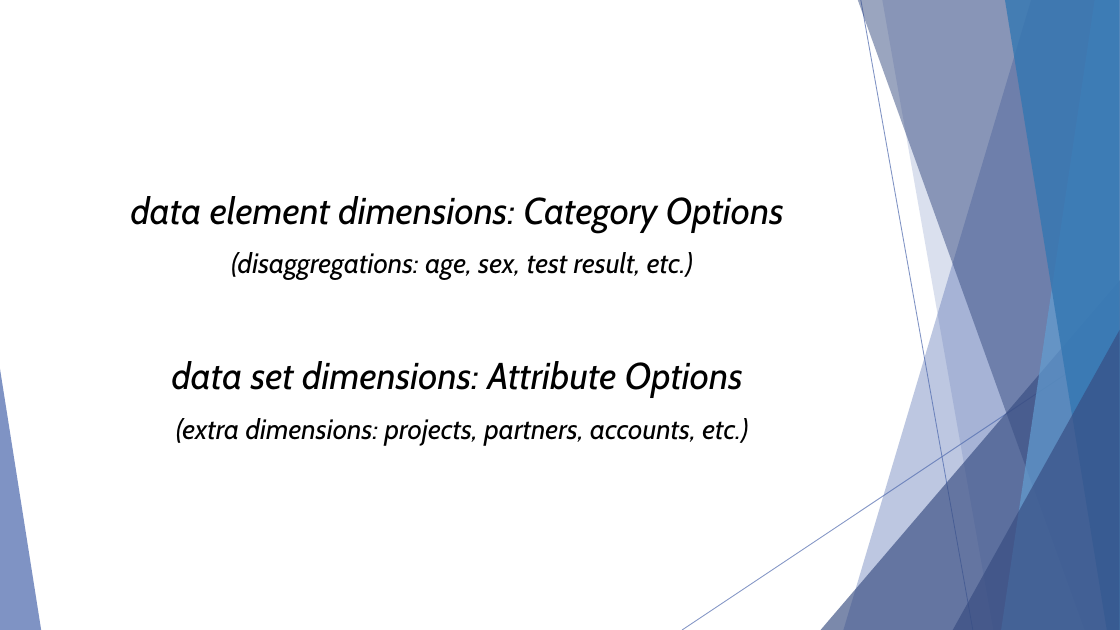
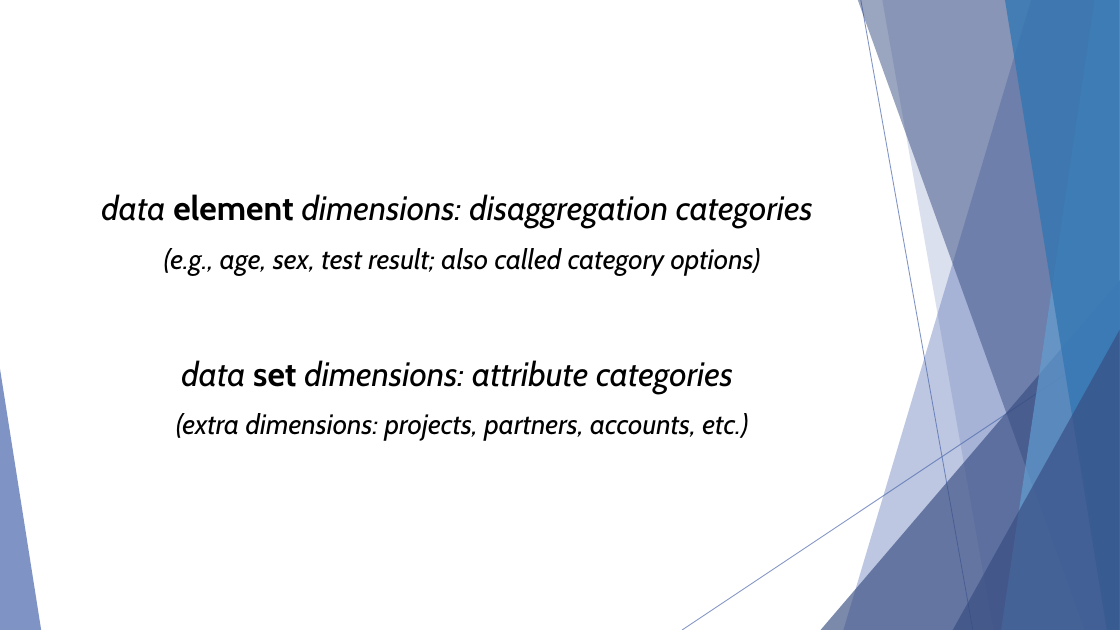
Before and after one commit to hispus/presentations, a slide deck: slide 8 of Complex_Data_Modelling/Complex_Data_Modelling.pptx. Drawn at 1120x630 pixels with LibreOffice and Linux fonts; fonts in the diff are those of the drawing; background and template pictures are left out. Boxes give left, top, right and bottom in pixels: in the first picture for what was removed or moved away, otherwise in the second. Text is boxed around its words. In the diff, an @@ line names an element or a change of style, - is before the commit and + after.

Commit message:
Updates Complex Data Modelling presentation

```diff
--- a/Complex_Data_Modelling/Complex_Data_Modelling.pptx
+++ b/Complex_Data_Modelling/Complex_Data_Modelling.pptx
@@ text at bbox=[101, 194, 813, 275]: text changed @@
-data element dimensions: Category Options
-(disaggregations: age, sex, test result, etc.)
+data element dimensions: disaggregation categories
+(e.g., age, sex, test result; also called category options)
@@ text at bbox=[181, 360, 733, 393]: text changed; size 32 to 29 pt @@
-data set dimensions: Attribute Options
+data set dimensions: attribute categories
```
Also in this commit, not shown: 31 other slides changed, 1 other file.
